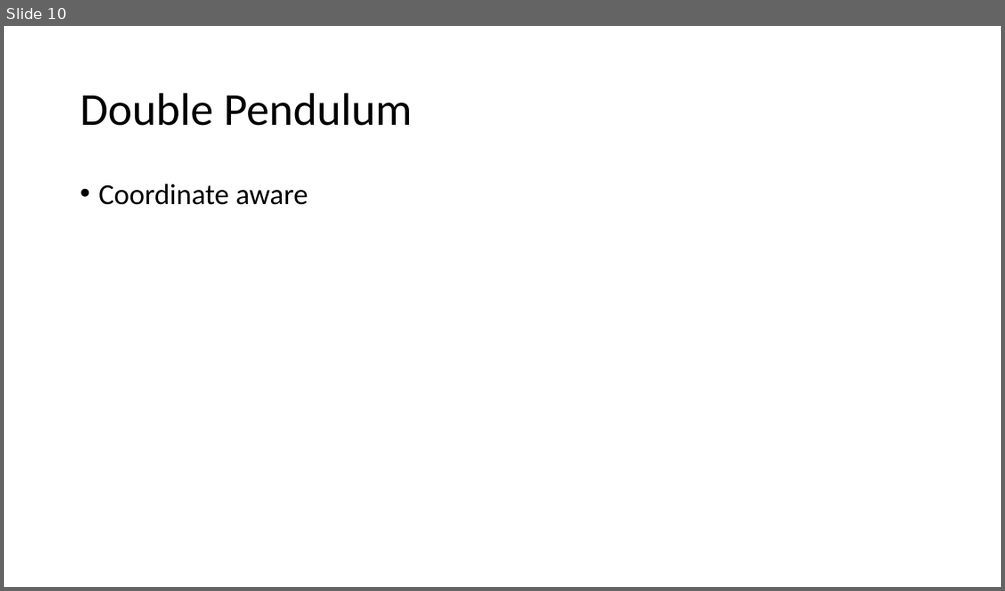
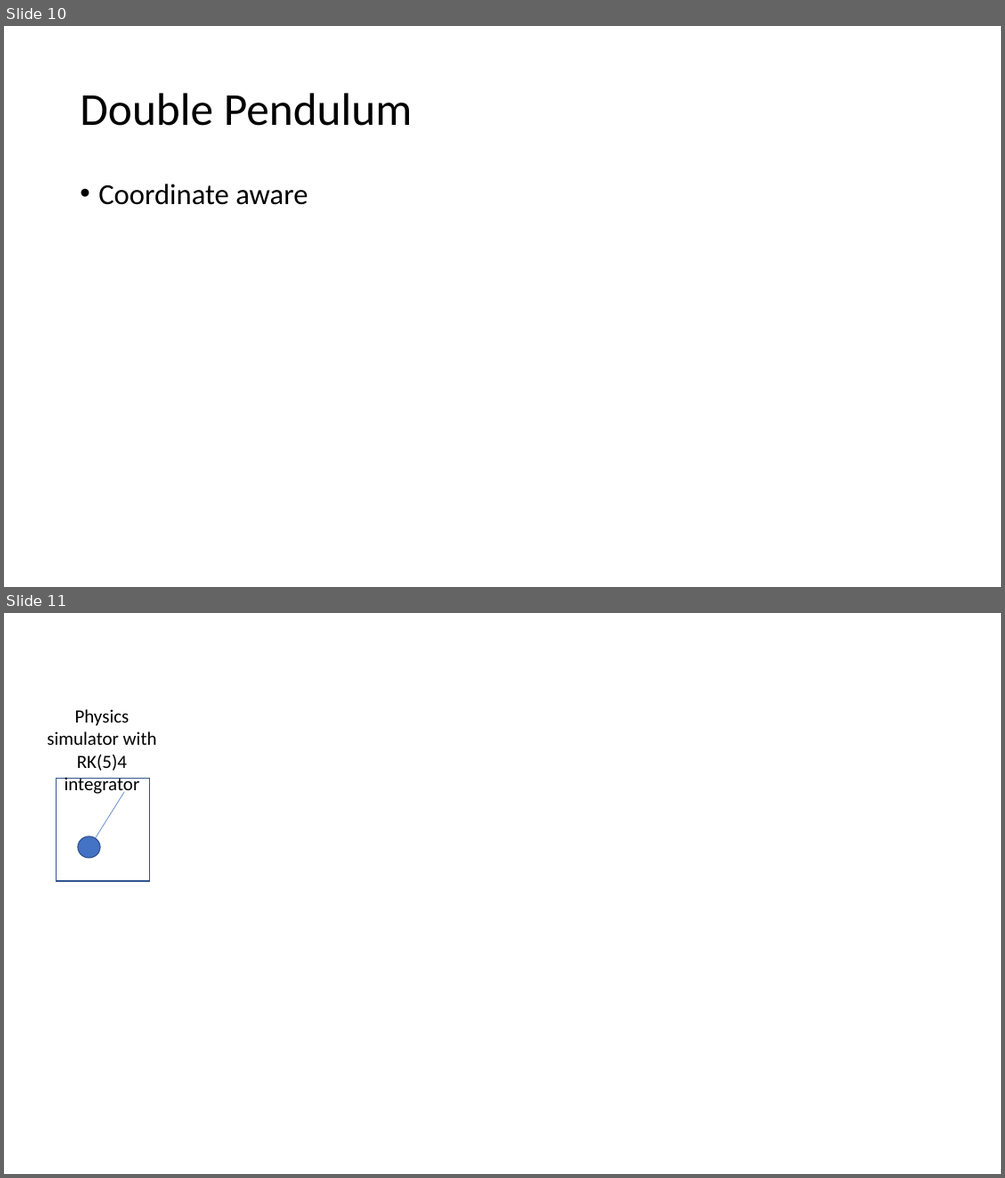
Before and after one commit to shaandesai1/chaos_systems, a slide deck: experiments.pptx. Shown one above the other, each under a label of ours: slide 10 before the commit, slides 10 and 11 after it. The pictures are 1005x591 and 1005x1178 pixels, drawn with LibreOffice and Linux fonts; fonts in the diff are those of the drawing. Boxes give left, top, right and bottom in pixels: in the first picture for what was removed or moved away, otherwise in the second. Text is boxed around its words. In the diff, an @@ line names an element or a change of style, - is before the commit and + after.

```diff
--- a/experiments.pptx
+++ b/experiments.pptx
@@ slide 11 added at box(4, 613, 1001, 1174), background #FFFFFF @@
@@ text added at box(47, 709, 157, 795), 18 pt, text #000000 @@
+Physics simulator with RK(5)4 integrator
@@ rectangle added at box(57, 779, 150, 882), outline #325491 1 pt @@
@@ line added from (124, 792) to (93, 841), #4472C4 0.5 pt @@
@@ ellipse added at box(78, 836, 100, 859), fill #4472C4, outline #325491 1 pt @@
```
Also in this commit, not shown: 14 other files.
